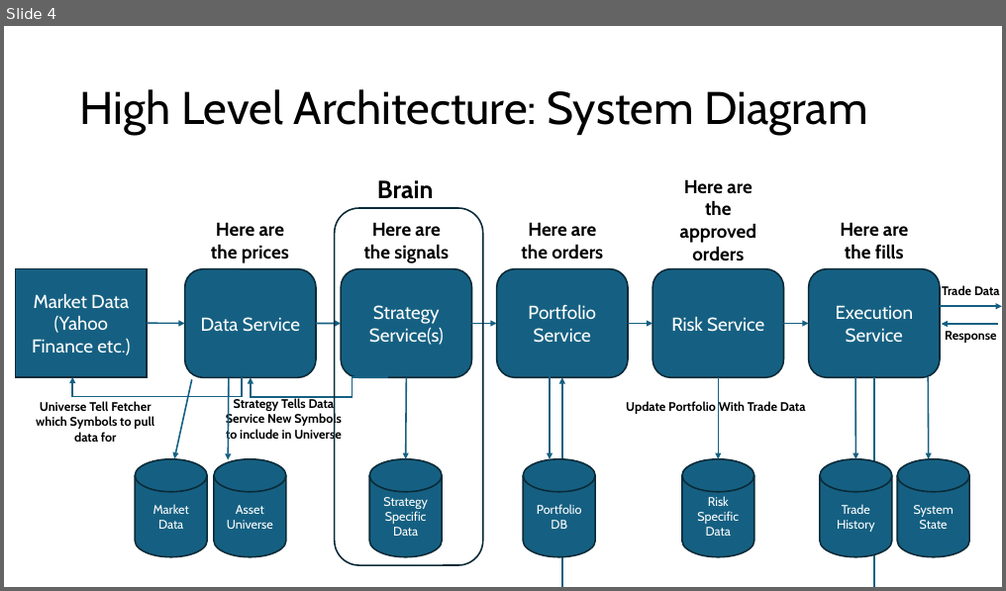
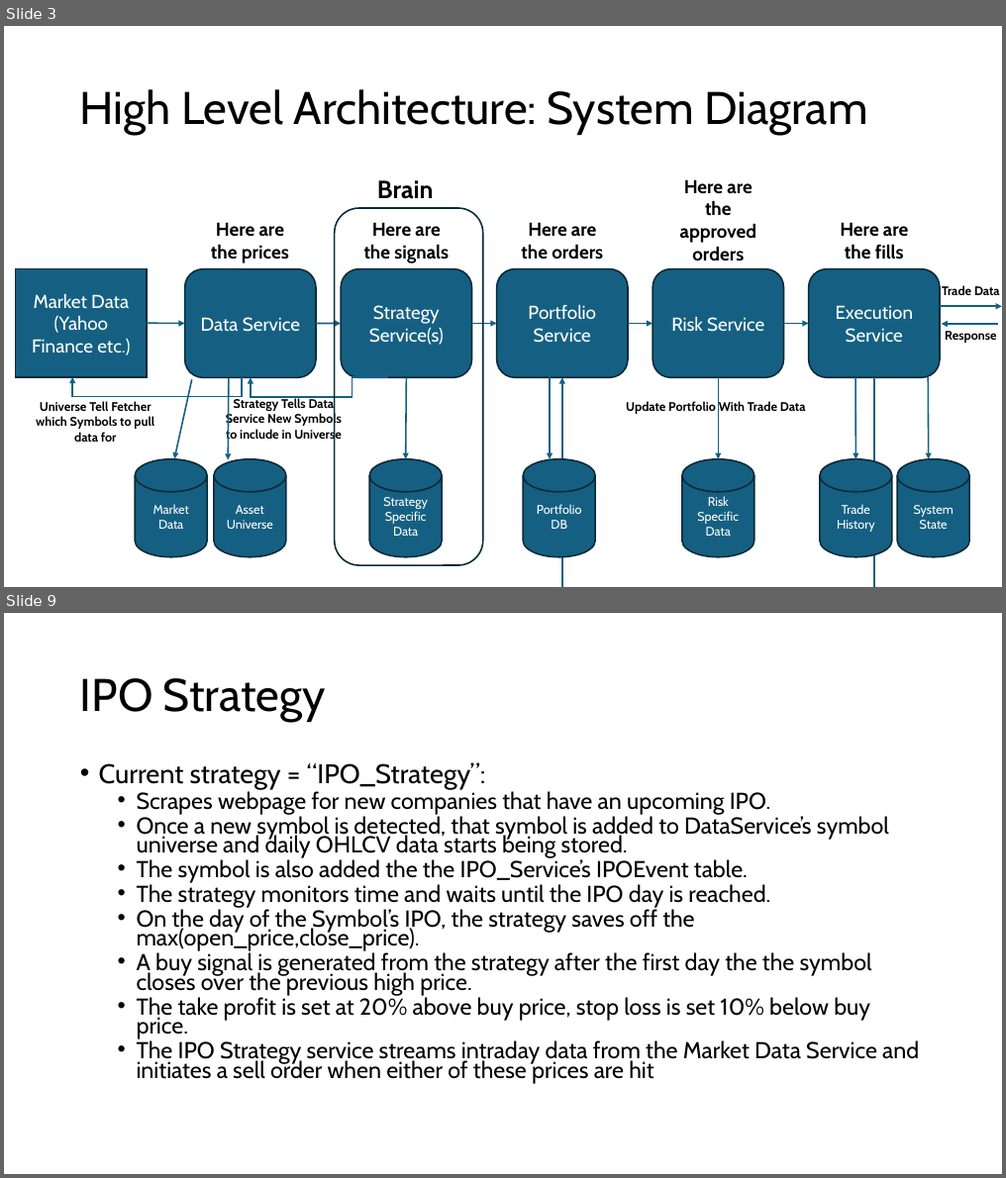
Before and after one commit to stevenOden/quant_management_platform, a slide deck: 00_system_architecture/quant_management_platform_architecture.pptx. Shown one above the other, each under a label of ours: slide 4 before the commit, slides 3 and 9 after it; the slides between them are not shown. The pictures are 1006x591 and 1006x1178 pixels, drawn with LibreOffice and Linux fonts; fonts in the diff are those of the drawing. Boxes give left, top, right and bottom in pixels: in the first picture for what was removed or moved away, otherwise in the second. Text is boxed around its words. In the diff, an @@ line names an element or a change of style, - is before the commit and + after.

Commit message:
Add market data streaming service

```diff
--- a/00_system_architecture/quant_management_platform_architecture.pptx
+++ b/00_system_architecture/quant_management_platform_architecture.pptx
@@ slide 9 added at [4, 613, 1002, 1174], background #FFFFFF @@
@@ title added at [80, 678, 325, 722], 44 pt, text #000000 @@
+IPO Strategy
@@ text added at [99, 762, 919, 1084], 22.2 pt, text #000000 @@
+• Current strategy = “IPO_Strategy”:
+  • Scrapes webpage for new companies that have an upcoming IPO.
+  • Once a new symbol is detected, that symbol is added to DataService’s symbol universe and daily OHLCV data starts being stored.
+  • The symbol is also added the the IPO_Service’s IPOEvent table.
+  • The strategy monitors time and waits until the IPO day is reached.
+  • On the day of the Symbol’s IPO, the strategy saves off the max(open_price,close_price).
+  • A buy signal is generated from the strategy after the first day the the symbol closes over the previous high price.
+  • The take profit is set at 20% above buy price, stop loss is set 10% below buy price.
+  • The IPO Strategy service streams intraday data from the Market Data Service and initiates a sell order when either of these prices are hit
@@ what was slide 4 is now slide 3 @@
```
Also in this commit, not shown: 8 slides changed, 2 other slides added, 43 other files.
